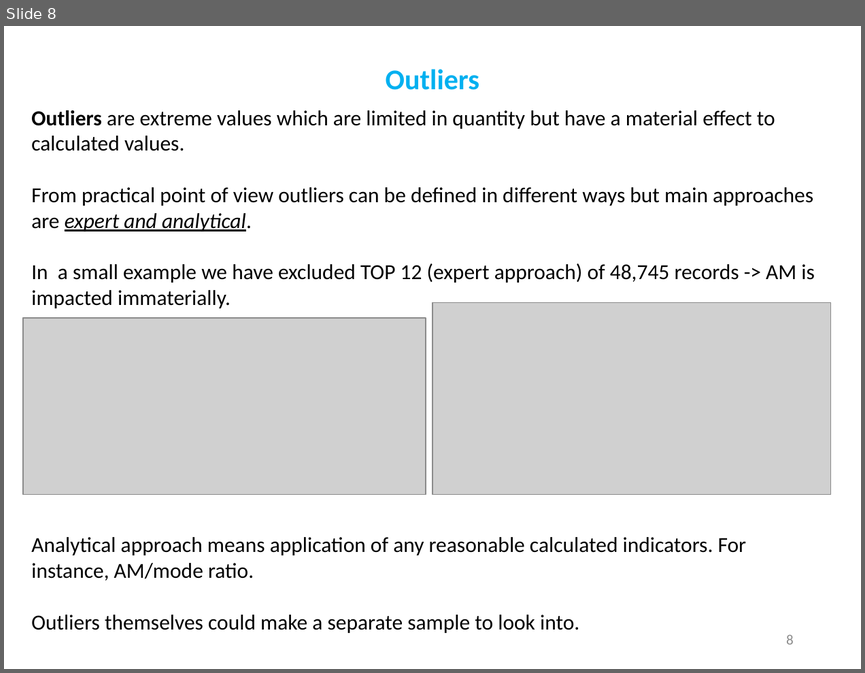
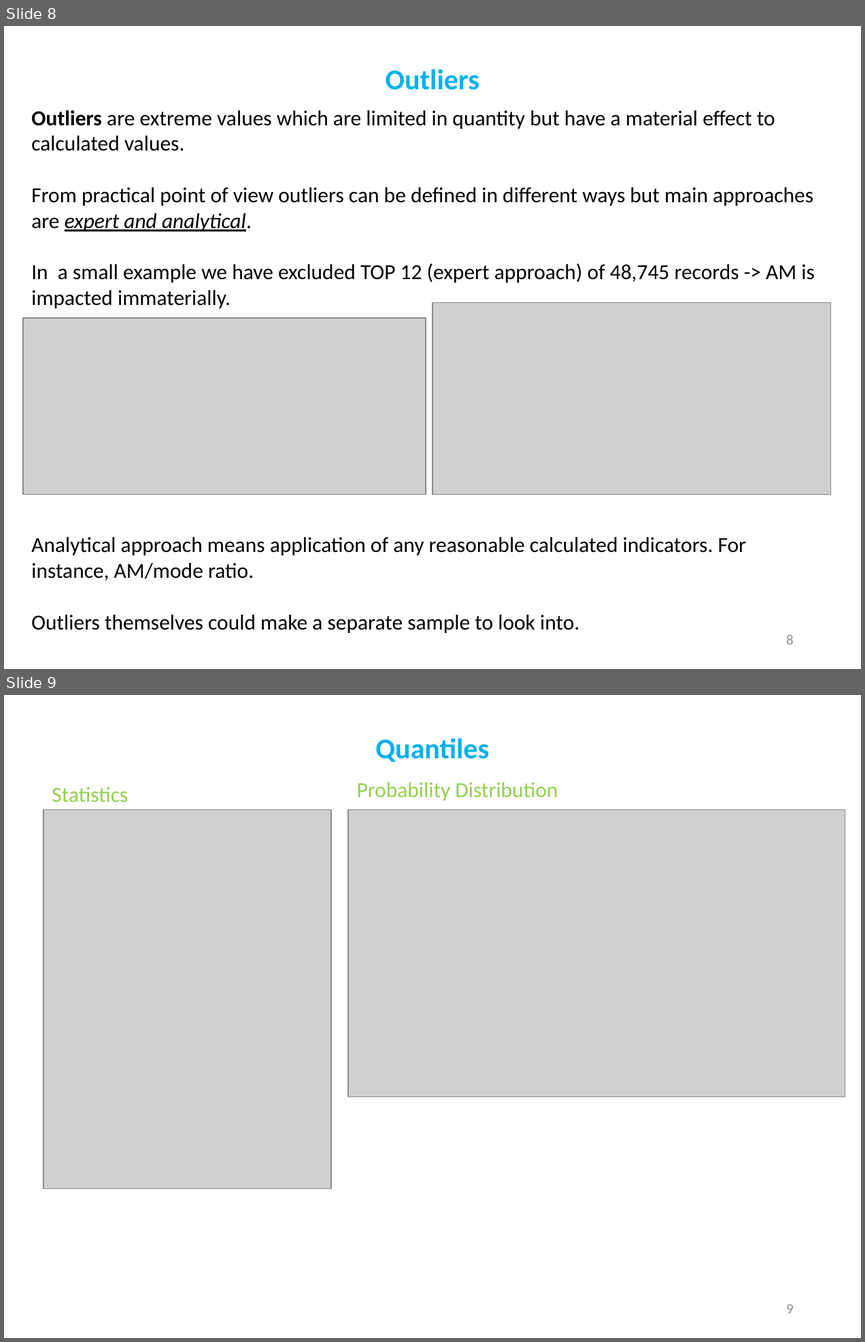
Before and after one commit to demydd/Exploratory-Analysis-, a slide deck: Exploratory_Analysis.pptx. Shown one above the other, each under a label of ours: slide 8 before the commit, slides 8 and 9 after it. The pictures are 865x673 and 865x1342 pixels, drawn with LibreOffice and Linux fonts; fonts in the diff are those of the drawing; grey boxes stand for pictures. Boxes give left, top, right and bottom in pixels: in the first picture for what was removed or moved away, otherwise in the second. Text is boxed around its words. In the diff, an @@ line names an element or a change of style, - is before the commit and + after.

Commit message:
Quantiles and box-and-whiskie plot are added.

```diff
--- a/Exploratory_Analysis.pptx
+++ b/Exploratory_Analysis.pptx
@@ slide 9 added at box(4, 695, 861, 1338), background #FFFFFF @@
@@ title added at box(375, 738, 489, 762), 24 pt, text #00B0F0, bold @@
+Quantiles
@@ text added at box(52, 787, 128, 802), 18 pt, text #92D050 @@
+Statistics
@@ text added at box(357, 782, 558, 800), 18 pt, text #92D050 @@
+Probability Distribution
@@ picture added at box(43, 810, 331, 1189) @@
@@ picture added at box(349, 810, 844, 1097) @@
@@ page number added at box(786, 1304, 793, 1313), 12 pt, text #8C8C8C @@
+9
```
Also in this commit, not shown: 1 other slide added, 1 slide removed.
